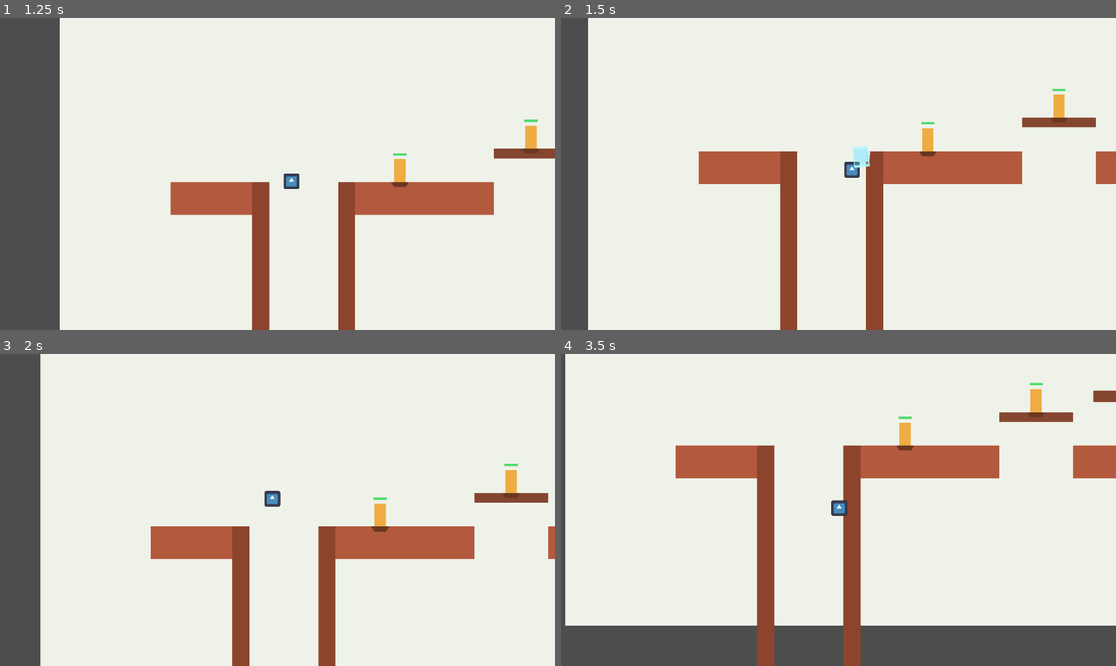
Above: before the commit, frames 1-4 (two rows, left to right).
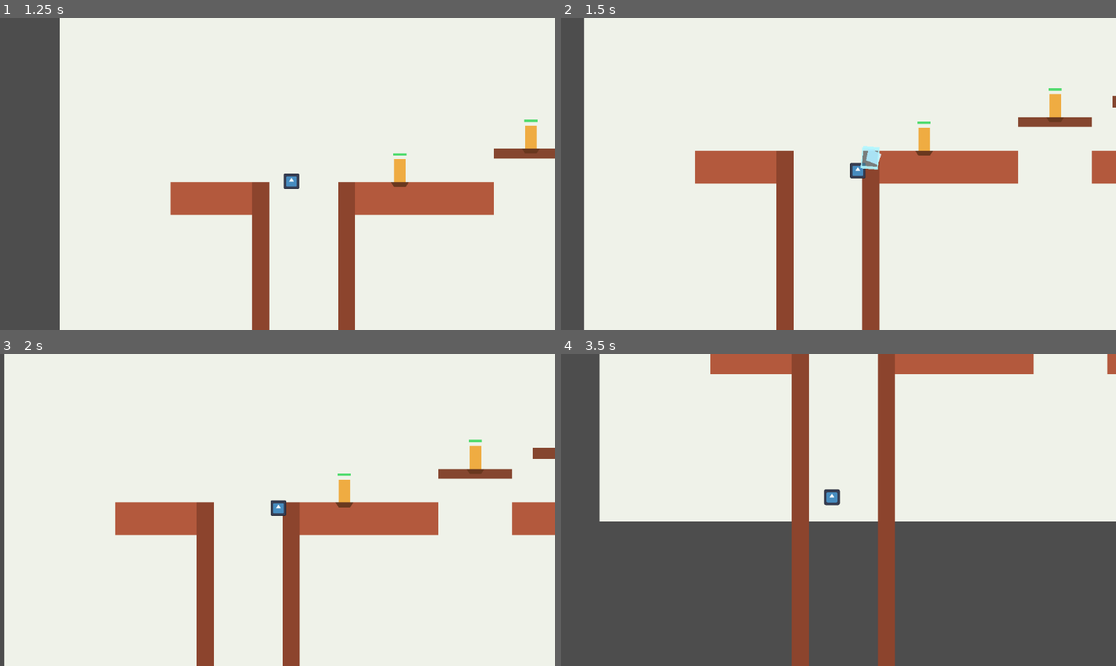
Above: after the commit, the same moments.

Repository: ggonzalez66/ruby1
Game: Godot game, scene res://main.tscn
Same seed, same stepped clock (60 frames per second), same inputs: the game is played once before the commit and once after it. The engine's default icon, where the game draws it, is replaced by a stand-in: a white triangle on a blue panel in a dark square.
Inputs:
- Up to frame 1 (1.25 s): hold Right (move_right) from 0.53 s (still down); tap C (attack) at 0.6 s; tap X (jump) at 0.77 s; tap S (heavy_attack) at 0.8 s
- Up to frame 2 (1.5 s): keep holding Right (move_right); tap S (heavy_attack) at 1.35 s
- Up to frame 3 (2 s): keep holding Right (move_right); tap X (jump) at 1.52 s; tap C (attack) at 1.55 s
- Up to frame 4 (3.5 s): release Right (move_right) at 2.03 s; hold Left (move_left) 2.03-2.78 s; tap C (attack) at 2.1, 3.05 s; tap S (heavy_attack) at 2.3 s; hold Right (move_right) from 2.78 s (still down); tap Z (dash) at 2.85 s; tap X (jump) at 3.02 s

Frame 1 is identical in both runs. In frame 2, 3.6% of the frame differs, in the area x 4-100%, y 0-100%; in frame 3, 22%; in frame 4, 52%, in the area x 0-100%, y 0-100%.

Commit message:
heavy mejorado

Diff:
--- a/movimiento.gd
+++ b/movimiento.gd
@@ -39,15 +39,15 @@
 @export var charged_ground_lunge_speed := 980.0
 @export var charged_ground_end_speed := 260.0
 @export var charged_ground_jump_cancel_velocity := -540.0
-@export var charged_air_forward_speed := 430.0
-@export var charged_air_forward_drift := 250.0
-@export var charged_air_drag := 1600.0
-@export var heavy_attack_rise_gravity_multiplier := 1.0
+@export var charged_air_forward_speed := 170.0
+@export var charged_air_forward_drift := 140.0
+@export var charged_air_drag := 900.0
+@export var heavy_attack_rise_gravity_multiplier := 1.2
 @export var heavy_attack_fall_gravity_multiplier := 2.35
 @export var heavy_attack_max_fall_speed := 1320.0
 @export var heavy_attack_start_upward_speed := -330.0
-@export var heavy_attack_arc_radius_x := 24.0
-@export var heavy_attack_arc_radius_y := 36.0
+@export var heavy_attack_arc_radius_x := 28.0
+@export var heavy_attack_arc_radius_y := 42.0
 @export var charged_air_bounce_back_speed := 220.0
 @export var heavy_bounce_vertical_ratio := 0.8
 @export var light_hit_stall_up_speed := -95.0
@@ -285,7 +285,10 @@
 	velocity.y = 0.0
 
 func _apply_heavy_attack_movement(delta: float) -> void:
-	velocity.x = move_toward(velocity.x, facing * charged_air_forward_drift, charged_air_drag * delta)
+	var forward_drift_speed := facing * charged_air_forward_drift
+	var is_moving_forward: bool = sign(velocity.x) == facing or is_zero_approx(velocity.x)
+	if not is_moving_forward or abs(velocity.x) < abs(forward_drift_speed):
+		velocity.x = move_toward(velocity.x, forward_drift_speed, charged_air_drag * delta)
 	_apply_gravity(delta)
 
 func _apply_light_charged_air_movement() -> void:
@@ -372,7 +375,7 @@
 	attack_timer = 0.0
 	attack_cooldown_timer = charged_attack_cooldown
 	attack_targets_hit.clear()
-	velocity.x = facing * charged_air_forward_speed
+	velocity.x += facing * charged_air_forward_speed
 	velocity.y = heavy_attack_start_upward_speed
 	_set_attack_active(true)
 	_update_attack_animation()
@@ -528,22 +531,22 @@
 		0.0,
 		1.0
 	)
-	var arc_angle: float = lerp(-1.68, 0.92, arc_progress)
+	var arc_angle: float = lerp(-1.58, 0.98, arc_progress)
 	var arc_offset := Vector2(cos(arc_angle) * heavy_attack_arc_radius_x, sin(arc_angle) * heavy_attack_arc_radius_y)
 	var blade_rotation: float = arc_angle + 1.08
 	var pulse: float = 0.96 + 0.05 * sin(Time.get_ticks_msec() / 70.0)
 
-	hitbox_shape.position = Vector2(2.0, 2.0) + arc_offset
-	hitbox_shape.scale = Vector2(0.95, 2.35)
-	slash_visual.position = Vector2(2.0, 4.0) + arc_offset
-	slash_area_visual.position = Vector2(3.0, 6.0) + arc_offset
-	slash_outline.position = Vector2(3.0, 6.0) + arc_offset
+	hitbox_shape.position = Vector2(4.0, 4.0) + arc_offset
+	hitbox_shape.scale = Vector2(1.08, 2.58)
+	slash_visual.position = Vector2(4.0, 6.0) + arc_offset
+	slash_area_visual.position = Vector2(5.0, 8.0) + arc_offset
+	slash_outline.position = Vector2(5.0, 8.0) + arc_offset
 	hitbox.rotation = blade_rotation
 	slash_visual.rotation = blade_rotation
 	slash_area_visual.rotation = blade_rotation
 	slash_outline.rotation = blade_rotation
-	slash_visual.scale = Vector2(0.95 * pulse, 2.05 * pulse)
-	slash_area_visual.scale = Vector2(1.05, 2.45)
+	slash_visual.scale = Vector2(1.05 * pulse, 2.2 * pulse)
+	slash_area_visual.scale = Vector2(1.16, 2.68)
 	slash_outline.scale = slash_area_visual.scale
 	slash_visual.color = Color(0.88, 0.96, 1.0, 0.92)
 	slash_area_visual.color = Color(0.35, 0.86, 1.0, 0.38)
